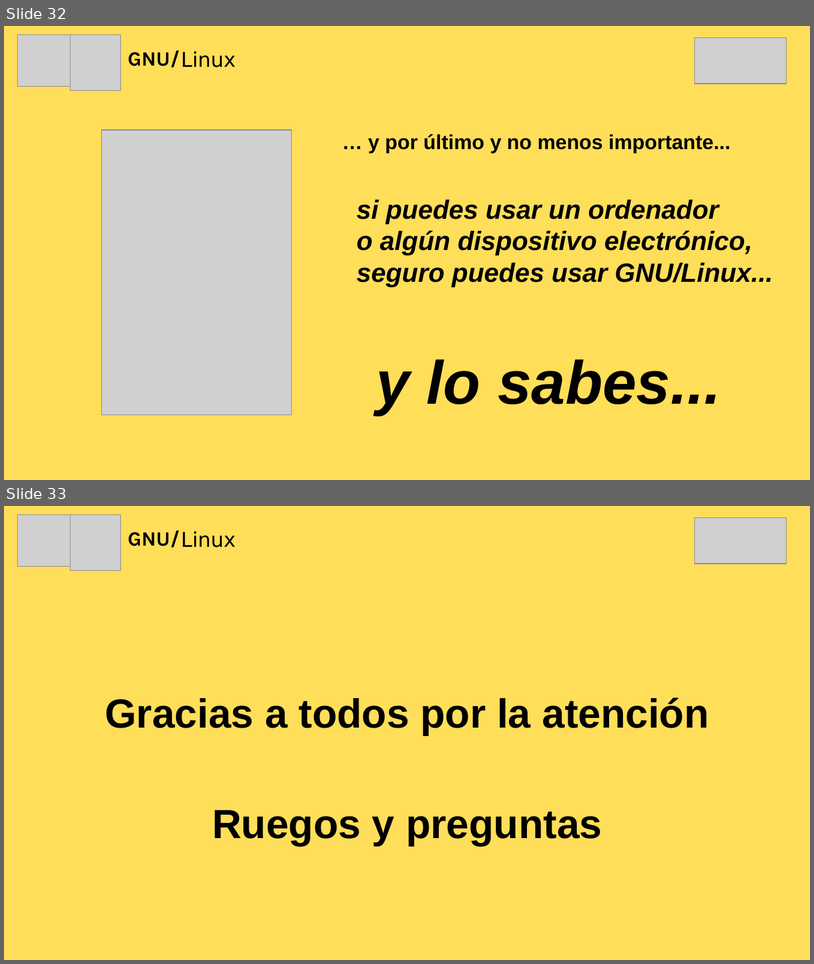
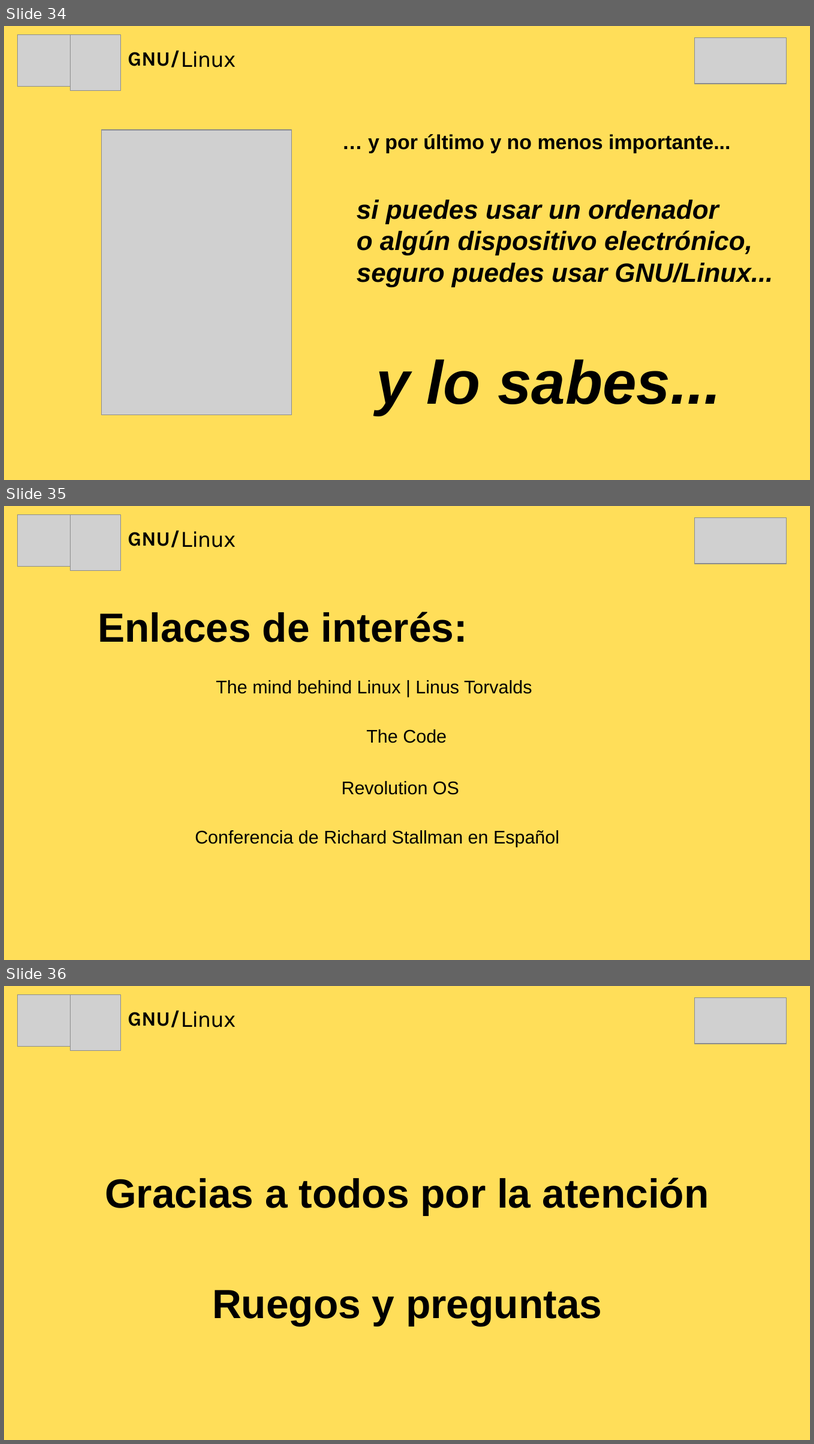
Before and after one commit to marioastur/pildora_linux, a slide deck: presentacion_linux.odp. Shown one above the other, each under a label of ours: slides 32 and 33 before the commit, slides 34, 35 and 36 after it. The pictures are 814x964 and 814x1444 pixels, drawn with LibreOffice and Linux fonts; fonts in the diff are those of the drawing; grey boxes stand for pictures. Boxes give left, top, right and bottom in pixels: in the first picture for what was removed or moved away, otherwise in the second. Text is boxed around its words. In the diff, an @@ line names an element or a change of style, - is before the commit and + after.

```diff
--- a/presentacion_linux.odp
+++ b/presentacion_linux.odp
@@ slide 35 added at <box>4,506,810,960</box>, background #FFDE59 @@
@@ picture added at <box>17,515,70,567</box> @@
@@ picture added at <box>71,515,121,570</box> @@
@@ picture added at <box>696,518,787,563</box> @@
@@ title added at <box>128,530,180,547</box>, 20 pt, text #000000, bold @@
+GNU/
@@ title added at <box>181,531,236,547</box>, 20 pt, text #000000 @@
+Linux
@@ text added at <box>98,612,468,642</box>, 40 pt, text #000000, bold @@
+Enlaces de interés:
@@ text added at <box>216,680,532,694</box>, 18 pt, text #000000 @@
+The mind behind Linux | Linus Torvalds
@@ text added at <box>366,729,447,743</box>, 18 pt, text #000000 @@
+The Code
@@ text added at <box>342,781,459,795</box>, 18 pt, text #000000 @@
+Revolution OS
@@ text added at <box>195,830,560,847</box>, 18 pt, text #000000 @@
+Conferencia de Richard Stallman en Español
@@ what was slide 32 is now slide 34 @@
@@ what was slide 33 is now slide 36 @@
```
Also in this commit, not shown: 2 other slides added, 6 other files.
